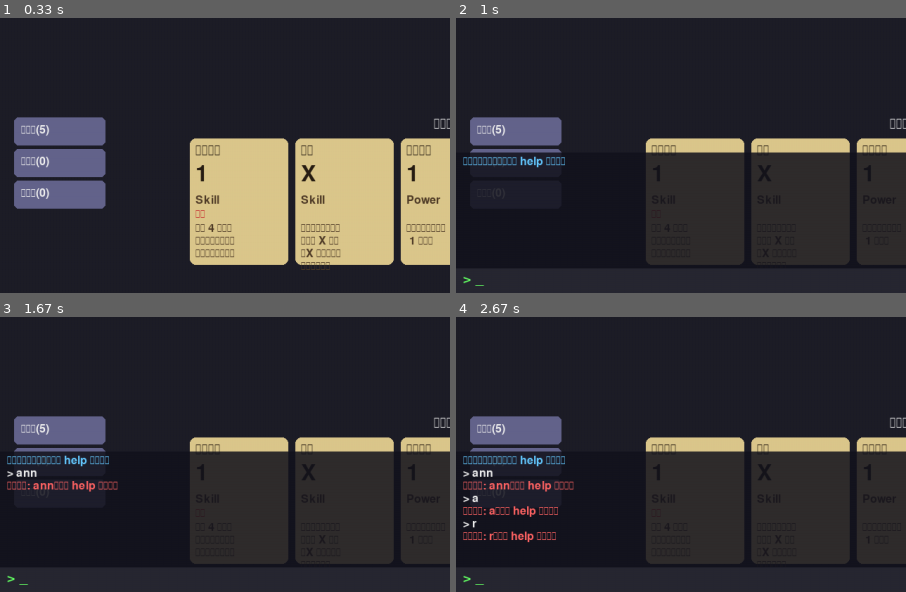
Above: before the commit, frames 1-4 (two rows, left to right).
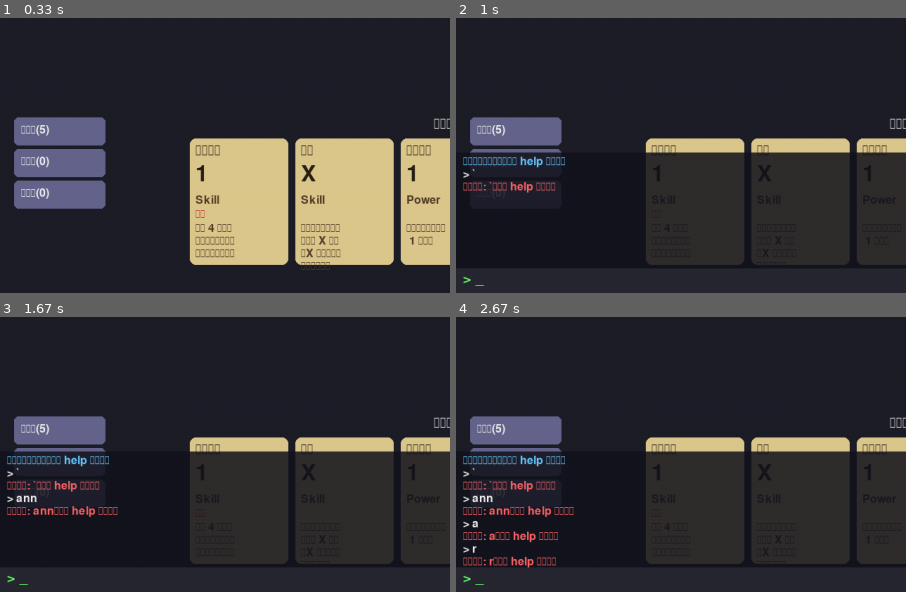
Above: after the commit, the same moments.

Repository: 560-w/slay_the_spire_clone
Game: pygame game, started from main.py
The game is run twice, just before and just after one commit, with the same random seed, the same clock (stepped at 60 frames per second) and the same inputs.
Inputs:
- Up to frame 1 (0.33 s): no input
- Up to frame 2 (1 s): hold ` 0.33-0.8 s; tap Enter at 0.88 s
- Up to frame 3 (1.67 s): type "an" at 1.22 s; type "n" at 1.42 s; tap Enter at 1.55 s
- Up to frame 4 (2.67 s): type "a" at 1.77 s; tap Enter at 1.9, 2.45 s; type "r" at 2.32 s
The pictures show only the part of the screen within x 0-50%, y 50-100%; the shares and areas given below are measured in that part.

Frame 1 is identical in both runs. In frame 2, 0.4% of the frame differs, in the area x 1-22%, y 54-64%; in frame 3, 1.2%; in frame 4, 1.9%, in the area x 1-27%, y 54-92%.

Commit message:
fix(console): 改用 TEXTINPUT 事件处理字符输入
KEYDOWN 的 event.unicode 不可靠，改用 TEXTINPUT 事件接收文本输入，KEYDOWN 只处理回车/退格/ESC。新增 handle_text_input 方法。

Diff:
--- a/main.py
+++ b/main.py
@@ -44,10 +44,15 @@
             if event.type == pygame.QUIT:
                 running = False
             elif event.type == pygame.KEYDOWN:
-                if event.key == pygame.K_BACKQUOTE:  # ~ 键
+                if event.key == pygame.K_BACKQUOTE:  # ~ 键切换
                     console.toggle()
                 elif console.active:
-                    console.handle_keydown(event)
+                    # 控制台激活时只处理特殊键（回车/退格/ESC）
+                    if event.key in (pygame.K_RETURN, pygame.K_BACKSPACE, pygame.K_ESCAPE):
+                        console.handle_keydown(event)
+            elif event.type == pygame.TEXTINPUT and console.active:
+                # 控制台激活时用 TEXTINPUT 事件处理字符输入
+                console.handle_text_input(event.text)
             elif event.type == pygame.MOUSEBUTTONDOWN and event.button == 1:
                 if battle.is_over():
                     running = False
--- a/src/views/console.py
+++ b/src/views/console.py
@@ -109,6 +109,11 @@
             return True
 
         return True  # 屏蔽其他键
+
+    def handle_text_input(self, text: str) -> None:
+        """处理 TEXTINPUT 事件的字符输入。"""
+        if self.active and text:
+            self.input_text += text
 
     def render(self, screen: pygame.Surface, font: pygame.font.Font,
                font_small: pygame.font.Font) -> None:
